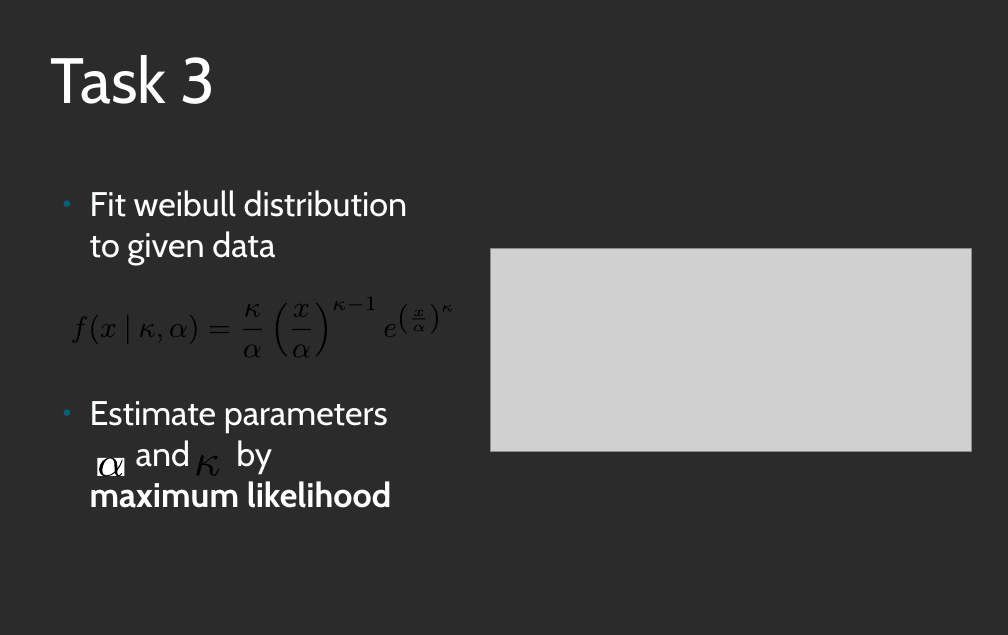
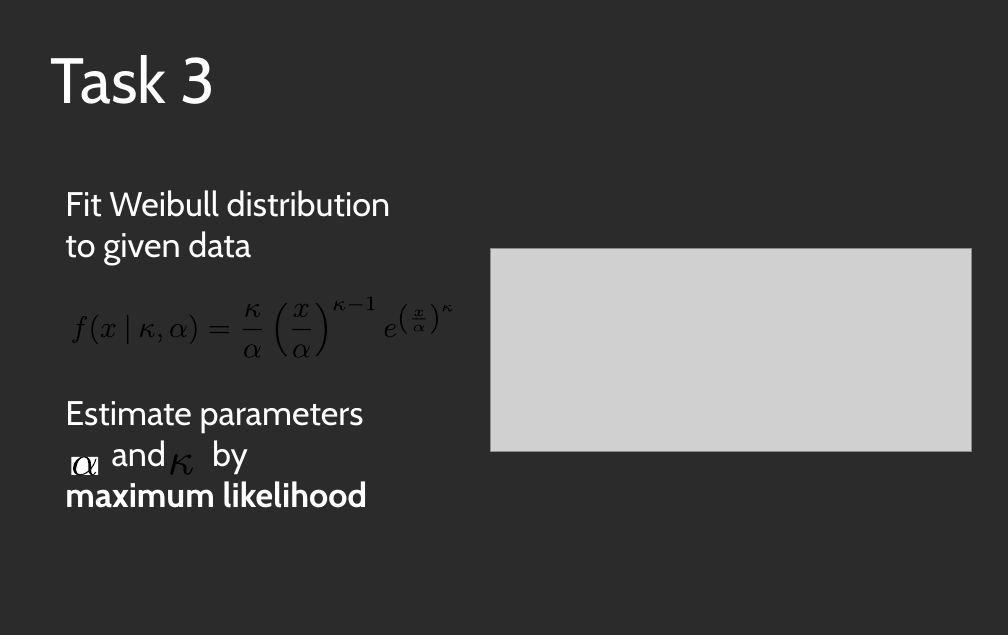
Before and after one commit to maksim96/Pattern-Recognition, a slide deck: slide 10 of Project01/presentation libre/Pattern Recognition leif 1 2 3.odp. Drawn at 1008x635 pixels with LibreOffice and Linux fonts; fonts in the diff are those of the drawing; grey boxes stand for pictures; background and template pictures are left out; a plain dark background stands for a picture behind light text. Boxes give left, top, right and bottom in pixels: in the first picture for what was removed or moved away, otherwise in the second. Text is boxed around its words. In the diff, an @@ line names an element or a change of style, - is before the commit and + after.

```diff
--- a/Project01/presentation libre/Pattern Recognition leif 1 2 3.odp
+++ b/Project01/presentation libre/Pattern Recognition leif 1 2 3.odp
@@ text at bbox=[65, 190, 390, 265]: text changed @@
-● Fit weibull distribution
-  to given data
+Fit Weibull distribution
+to given data
@@ text "Fit Weibull distribution to given ...": place and size @@
-text "Fit Weibull distribution to given ..." at bbox=[90, 190, 407, 508]
+text "Fit Weibull distribution to given ..." at bbox=[65, 190, 390, 508]
@@ text at bbox=[65, 401, 368, 508]: bullet ● to none @@
@@ 3 freeform shapes: place and size @@
-3 freeform shapes at bbox=[98, 455, 219, 477]
+3 freeform shapes at bbox=[71, 454, 193, 476]
```
Also in this commit, not shown: 12 other slides changed, 10 slides added, 15 other files.
